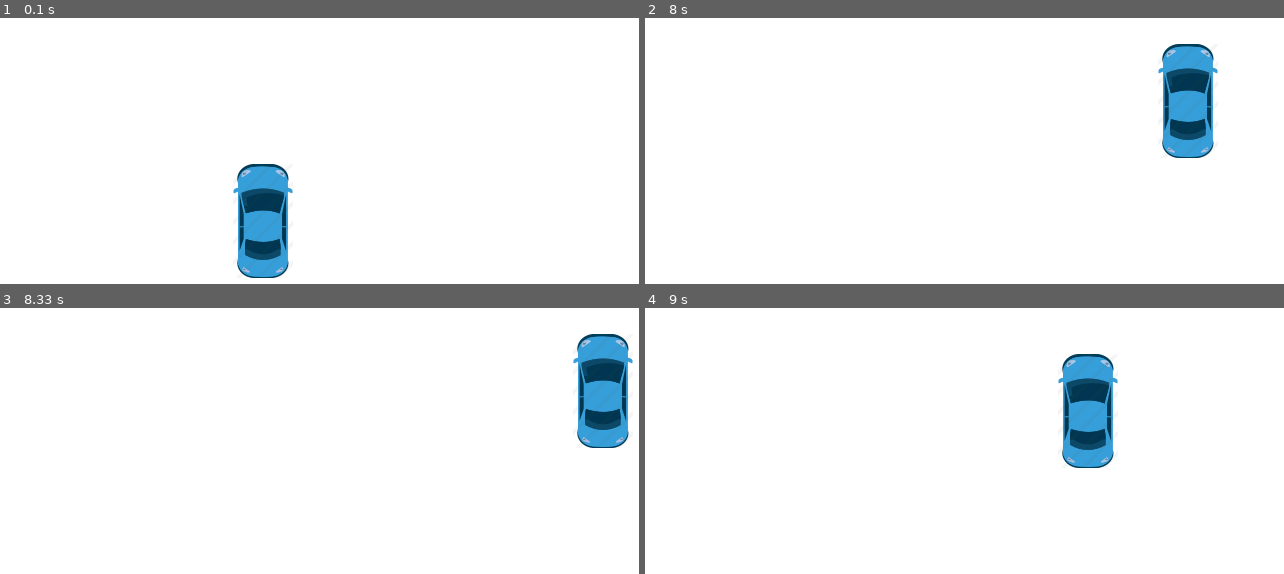
Above: before the commit, frames 1-4 (two rows, left to right).
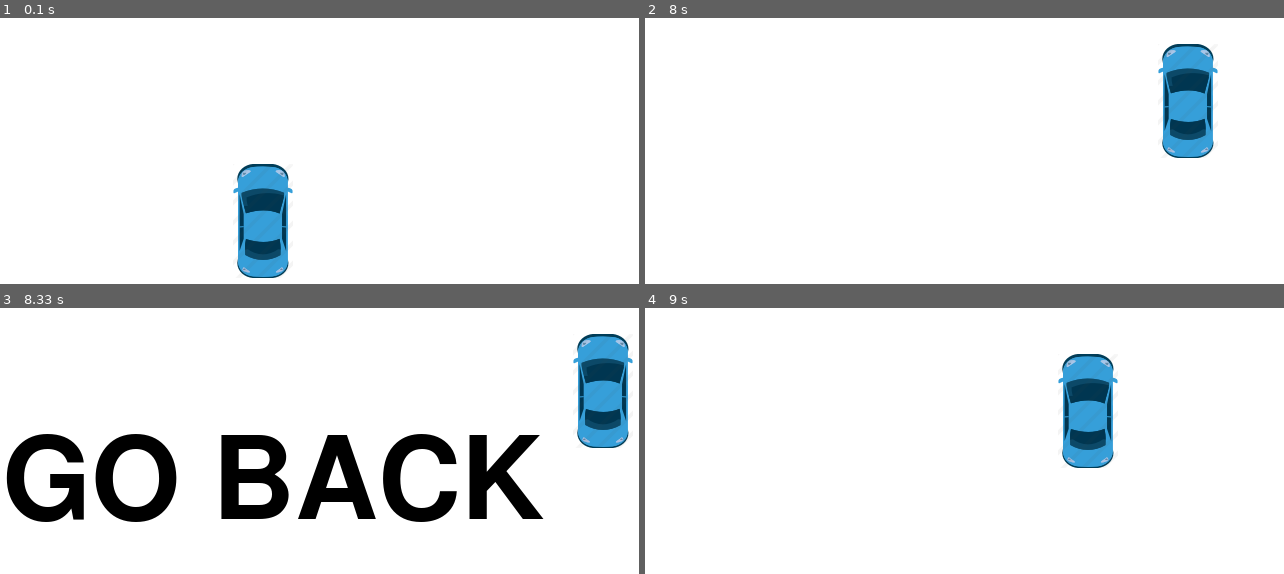
Above: after the commit, the same moments.

Repository: uarman29/Python
Game: pygame game, started from RaceCar/Race_Car.py
Two runs of this game, one before a commit and one after it. Both use one fixed random seed, a clock stepped at 60 frames per second and the inputs below.
Inputs:
- Up to frame 1 (0.1 s): no input
- Up to frame 2 (8 s): hold Up 0.33-0.8 s; hold Right 0.83-1.47 s; hold Down 1.5-1.87 s; hold Left 1.9-2.37 s; hold Right 2.4-2.87 s; hold Up 2.9-3.2 s; hold Right 3.23-3.7 s; hold Left 3.73-4.27 s; hold Down 4.3-4.6 s; hold Left 4.63-5.03 s; hold Up 5.07-5.43 s; hold Right 5.47-6.1 s; hold Down 6.13-6.5 s; hold Left 6.53-7 s; hold Right 7.03-7.5 s; hold Up 7.53-7.83 s; hold Right from 7.87 s (still down)
- Up to frame 3 (8.33 s): keep holding Right
- Up to frame 4 (9 s): release Right at 8.33 s; hold Left 8.37-8.9 s; hold Down from 8.93 s (still down)

Frames 1-2 are identical in both runs. In frame 3, 12% of the frame differs, in the area x 0-86%, y 47-81%; in frame 4, nothing differs.

Commit message:
Adding Text

Diff:
--- a/RaceCar/Race_Car.py
+++ b/RaceCar/Race_Car.py
@@ -1,5 +1,5 @@
 import pygame
-from pygame.locals import *
+import time
 
 pygame.init()
 
@@ -12,60 +12,74 @@
 WHITE = (255, 255, 255)
 
 clock = pygame.time.Clock()
-crashed = False
 carImg = pygame.image.load("car.png")
 
 car_width = 100
 car_height = 125
 
+
 def placeCar(x,y):
     gameDisplay.blit(carImg,(x,y))
 
-x = (display_width*.45)
-y = (display_height*.45)
-x_change = 0
-y_change = 0
+def messageDisplay(text):
+    largeStyle = pygame.font.Font("freesansbold.ttf", 115)
+    text_surface = largeStyle.render(text, True, BLACK)
+    text_rect = text_surface.get_rect()
+    text_rect.center = (display_width/2, display_height/2)
+    gameDisplay.blit(text_surface, text_rect)
 
-while not crashed:
-    for event in pygame.event.get():
-        if event.type == pygame.QUIT:
-            crashed = True
+def gameLoop():
+    crashed = False
+    x = (display_width*.45)
+    y = (display_height*.45)
+    x_change = 0
+    y_change = 0
 
-        if event.type == pygame.KEYDOWN:
-            if event.key == pygame.K_LEFT:
-                x_change = -5
-            elif event.key == pygame.K_RIGHT:
-                x_change = 5
-            elif event.key == pygame.K_UP:
-                y_change = -5
-            elif event.key == pygame.K_DOWN:
-                y_change = 5
+    while not crashed:
+        for event in pygame.event.get():
+            if event.type == pygame.QUIT:
+                crashed = True
 
-        if event.type == pygame.KEYUP:
-            if event.key == pygame.K_LEFT or event.key == pygame.K_RIGHT:
-                x_change = 0
-            if event.key == pygame.K_UP or event.key == pygame.K_DOWN:
-                y_change = 0
+            if event.type == pygame.KEYDOWN:
+                if event.key == pygame.K_LEFT:
+                    x_change = -5
+                elif event.key == pygame.K_RIGHT:
+                    x_change = 5
+                elif event.key == pygame.K_UP:
+                    y_change = -5
+                elif event.key == pygame.K_DOWN:
+                    y_change = 5
+
+            if event.type == pygame.KEYUP:
+                if (x_change == -5 and event.key == pygame.K_LEFT) or (x_change == 5 and event.key == pygame.K_RIGHT):
+                    x_change = 0
+                if (y_change == -5 and event.key == pygame.K_UP) or (y_change == 5 and event.key == pygame.K_DOWN):
+                    y_change = 0
 
 
-    x += x_change
-    y += y_change
+        x += x_change
+        y += y_change
 
-    if x < -20:
-        x = -20
-    elif x > display_width - car_width:
-        x = display_width - car_width
+        if x < -20:
+            x = -20
+        elif x > display_width - car_width:
+            x = display_width - car_width
 
-    if y < 0:
-        y = 0
-    elif y > display_height - car_height:
-        y = display_height - car_height
+        if y < 0:
+            y = 0
+        elif y > display_height - car_height:
+            y = display_height - car_height
 
-    gameDisplay.fill(WHITE)
-    placeCar(x, y)
+        gameDisplay.fill(WHITE)
+        placeCar(x, y)
 
-    pygame.display.update()
-    clock.tick(60)
+        if x <= -20 or x >= display_width - car_width or y <= 0 or y >= display_height - car_height:
+            messageDisplay("GO BACK")
 
-pygame.quit()
-quit()
+        pygame.display.update()
+        clock.tick(60)
+
+    pygame.quit()
+    quit()
+
+gameLoop()
